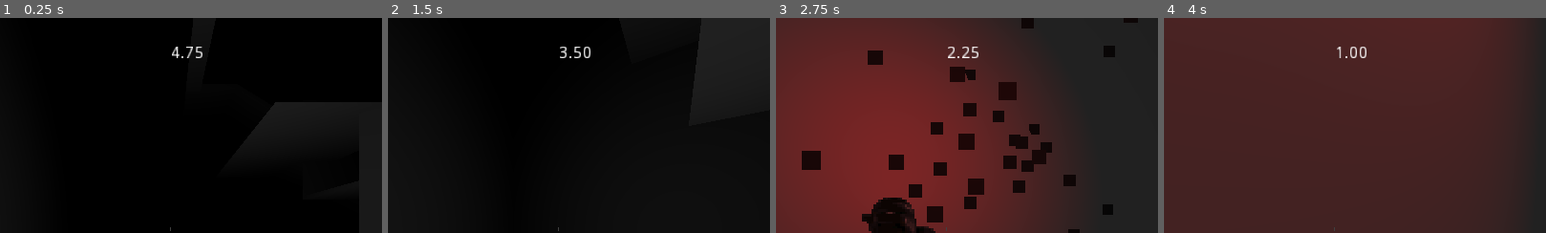
Above: before the commit, frames 1-4 (left to right).
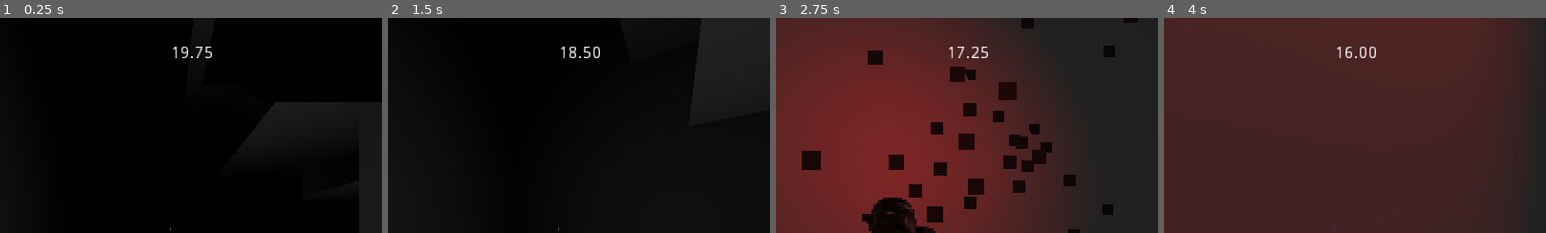
Above: after the commit, the same moments.

Repository: adrianriverof/extermination-gnome-service
Game: Godot game, scene res://Prototiping/test_level.tscn
Two runs of this game, one before a commit and one after it. Both use one fixed random seed, a clock stepped at 60 frames per second and the inputs below. The engine's default icon, where the game draws it, is replaced by a stand-in: a white triangle on a blue panel in a dark square.
Inputs (mouse positions are % of the whole screen's width and height, from its top left):
- Up to frame 1 (0.25 s): no input
- Up to frame 2 (1.5 s): tap Enter (ui_accept) at 0.5 s; move the mouse to (55, 50) at 0.52 s; press the mouse at (55, 50) at 0.53 s; hold W (move_forward) from 0.53 s (still down); tap Space (jump) at 0.77 s; move the mouse to (45, 50) at 1.27 s; release the mouse at (45, 50) at 1.28 s; tap Ctrl (dash) at 1.35 s
- Up to frame 3 (2.75 s): keep holding W (move_forward); tap Space (jump) at 1.52 s; click (45, 50) at 1.55 s; move the mouse to (52, 48) at 2.02 s; press the mouse at (52, 48) at 2.03 s
- Up to frame 4 (4 s): keep holding W (move_forward); move the mouse to (49, 52) at 2.77 s; release the mouse at (49, 52) at 2.78 s; click (49, 52) at 2.85 s; tap Space (jump) at 3.02, 3.77 s; move the mouse to (57, 51) at 3.52 s; hold Ctrl (dash) from 3.53 s (still down); click (57, 51) at 3.8 s
The pictures show only the part of the screen within x 28-78%, y 0-50%; the shares and areas given below are measured in that part.

The runs differ from the first frame. In frame 1, 0.3% of the frame differs, in the area x 45-56%, y 13-19%; in frame 2, 0.3%; in frame 3, 0.3%; in frame 4, 0.2%.

Commit message:
arreglar sistema de ventana de resultados
Faltaría que el jugador se estuviese quieto después.
Es un tema de pause mode creo.
Con un bool se puede arreglar

Diff:
--- a/Prototiping/player.gd
+++ b/Prototiping/player.gd
@@ -72,7 +72,7 @@
 func _manage_mouse_capture():
 	if Input.is_action_just_pressed("ui_cancel"):
 		Input.set_mouse_mode(Input.MOUSE_MODE_VISIBLE)
-	if Input.is_action_just_pressed("shoot"):
+	if Input.is_action_just_pressed("shoot") and !pause_mode == PAUSE_MODE_STOP:
 		Input.mouse_mode = Input.MOUSE_MODE_CAPTURED
 
 
--- a/Prototiping/test_level.gd
+++ b/Prototiping/test_level.gd
@@ -5,6 +5,7 @@
 
 export var total_time = 20
 onready var time_view = $UI/RichTextLabel
+var game_end = false
 
 onready var results_menu = preload("res://scenes/results.tscn")
 
@@ -18,7 +19,8 @@
 
 	if total_time <= 0:
 		total_time = 0
-		if reset_on_timeout:
+		if reset_on_timeout and !game_end:
+			game_end = true
 			show_results()
 
 
--- a/Prototiping/test_level.tscn
+++ b/Prototiping/test_level.tscn
@@ -14,7 +14,6 @@
 
 [node name="test_level" type="Spatial"]
 script = ExtResource( 5 )
-total_time = 5
 
 [node name="structure" type="Spatial" parent="."]
 transform = Transform( 1, 0, 0, 0, 1, 0, 0, 0, 1, 0, 5.40023, 0 )
--- a/scenes/results.gd
+++ b/scenes/results.gd
@@ -15,7 +15,8 @@
 
 func _on_ButtonMenu_pressed():
 	go_to_menu()
-	queue_free()
+	print("eeeeee")
+	print(queue_free())
 
 
 
